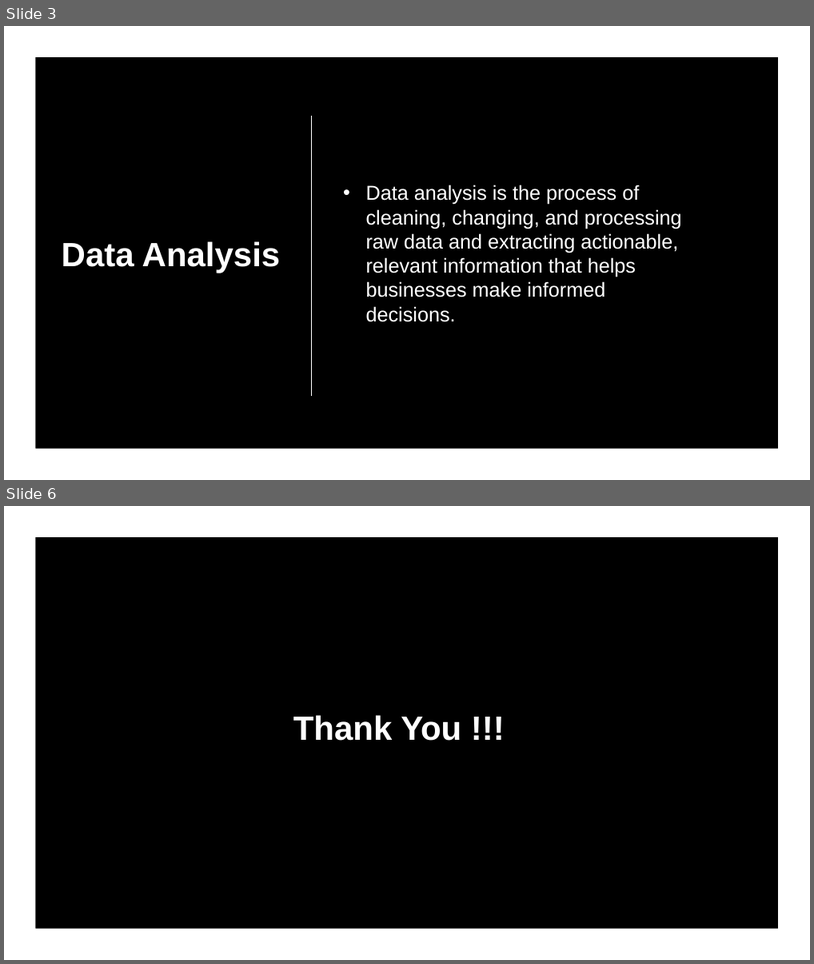
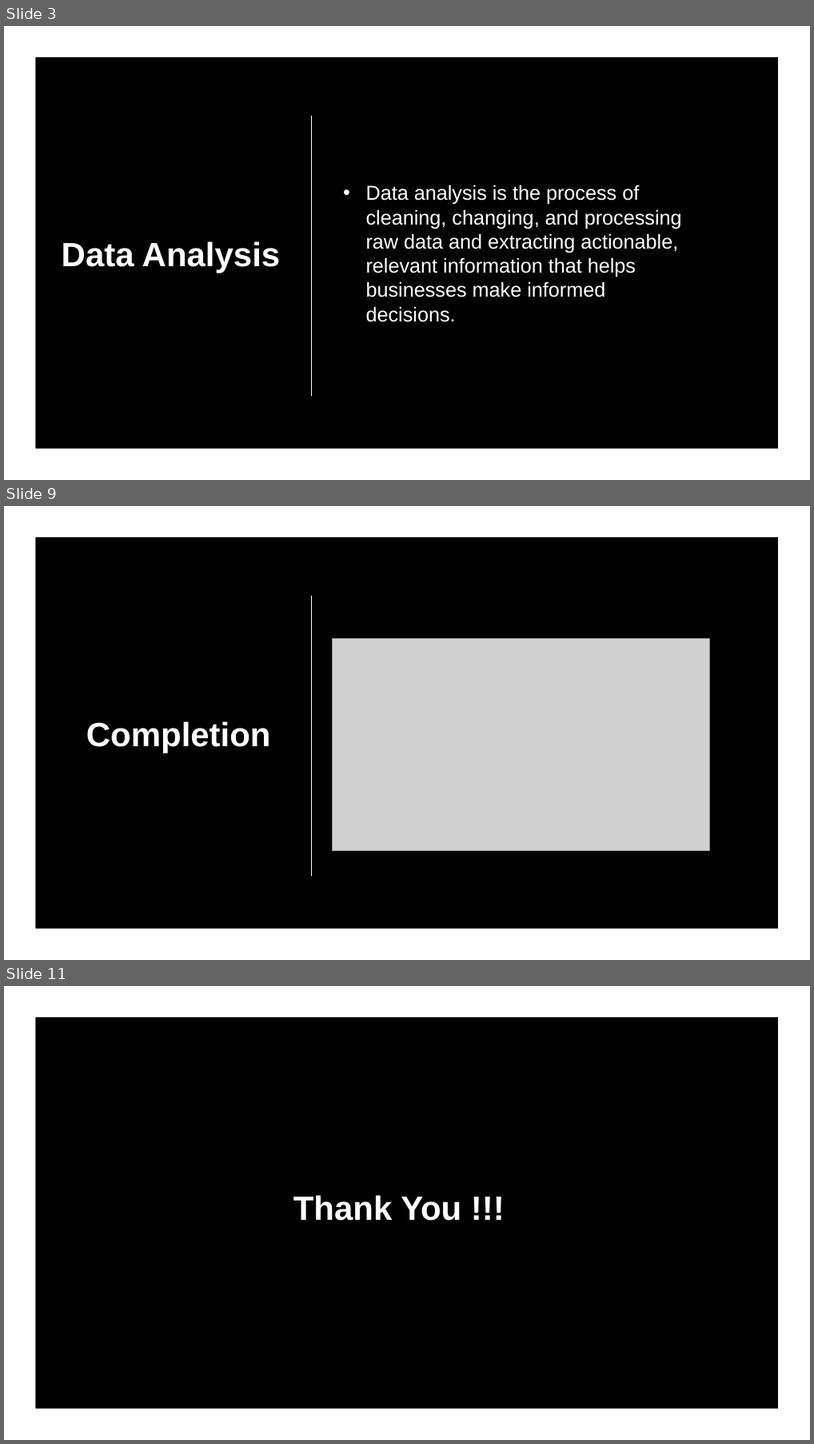
Before and after one commit to ideepankarsharma2003/BCA, a slide deck: MOOCS/PHASE II/Data Analysis with R Programming.pptx. Shown one above the other, each under a label of ours: slides 3 and 6 before the commit, slides 3, 9 and 11 after it; the slides between them are not shown. The pictures are 814x964 and 814x1444 pixels, drawn with LibreOffice and Linux fonts; fonts in the diff are those of the drawing; grey boxes stand for pictures; background and template pictures are left out. Boxes give left, top, right and bottom in pixels: in the first picture for what was removed or moved away, otherwise in the second. Text is boxed around its words. In the diff, an @@ line names an element or a change of style, - is before the commit and + after.

```diff
--- a/MOOCS/PHASE II/Data Analysis with R Programming.pptx
+++ b/MOOCS/PHASE II/Data Analysis with R Programming.pptx
@@ slide 9 added at (x1=4, y1=506, x2=810, y2=960), background picture (left out) @@
@@ freeform shape added at (x1=4, y1=506, x2=810, y2=960), fill #FFFFFF @@
@@ line added from (312, 596) to (312, 876), #FFFFFF 1.25 pt @@
@@ picture added at (x1=333, y1=638, x2=710, y2=850) @@
@@ title added at (x1=86, y1=721, x2=271, y2=752), 40 pt, text #FFFFFF, bold @@
+Completion
@@ what was slide 6 is now slide 11 @@
```
Also in this commit, not shown: 1 slide changed, 5 other slides added, 1 slide removed, 3 other files.
